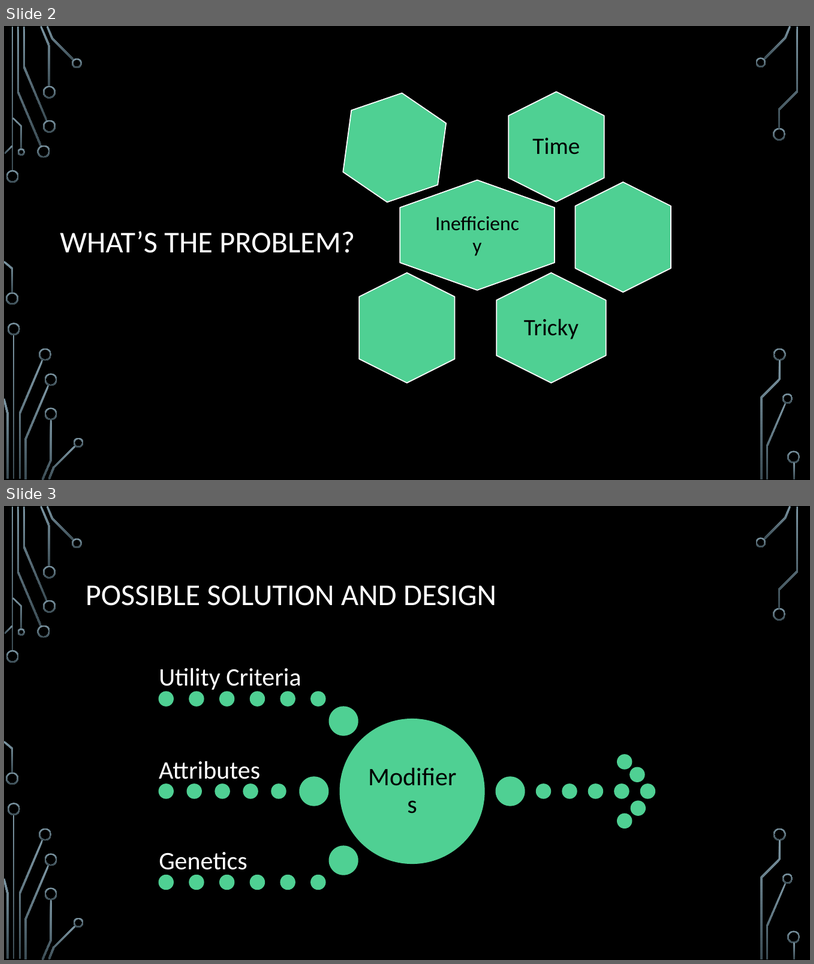
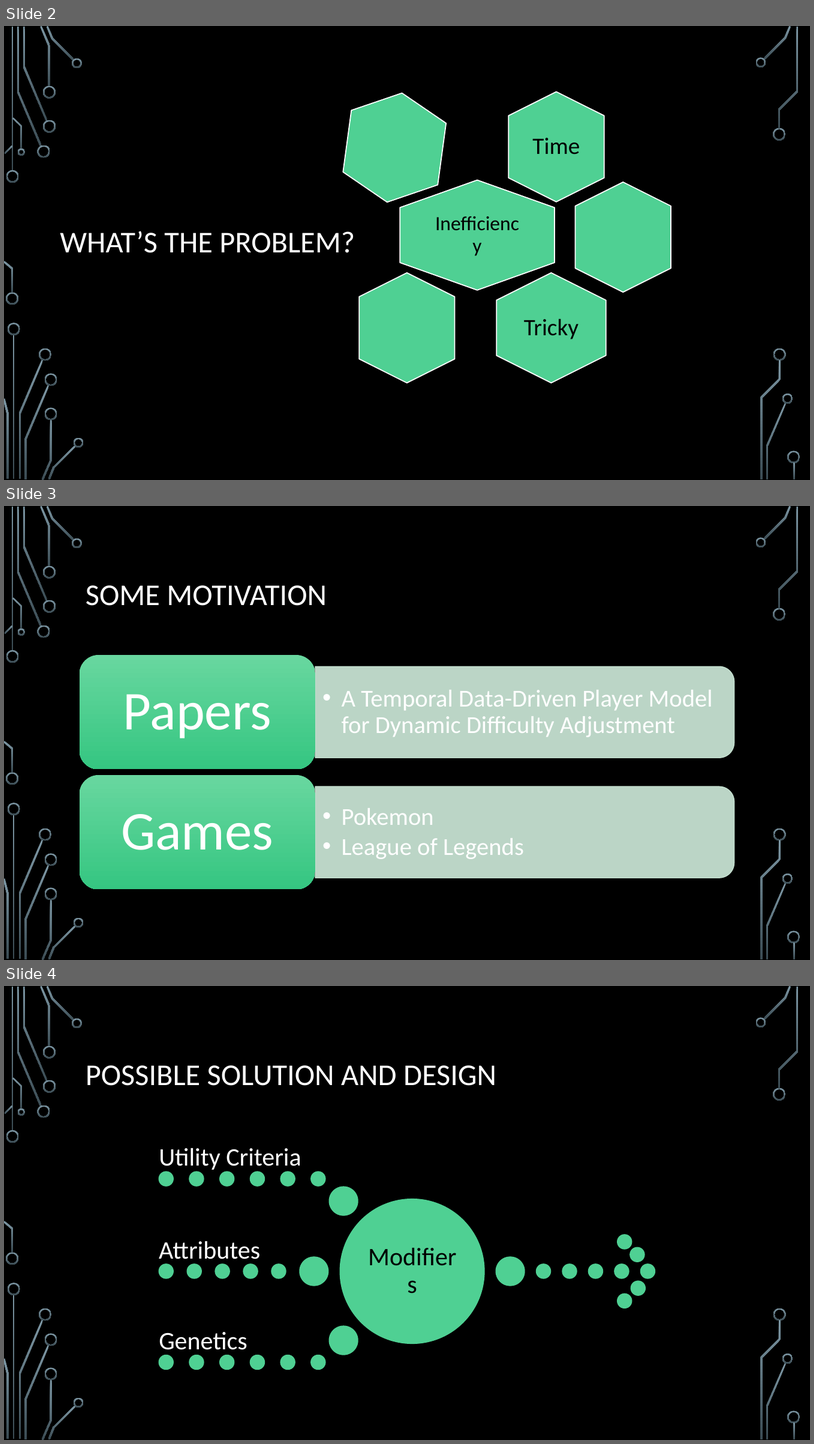
Before and after one commit to acbart/attribute-learning-system, a slide deck: presentation/Attribute Learning System Presentation.pptx. Shown one above the other, each under a label of ours: slides 2 and 3 before the commit, slides 2, 3 and 4 after it. The pictures are 814x964 and 814x1444 pixels, drawn with LibreOffice and Linux fonts; fonts in the diff are those of the drawing; background and template pictures are left out. Boxes give left, top, right and bottom in pixels: in the first picture for what was removed or moved away, otherwise in the second. Text is boxed around its words. In the diff, an @@ line names an element or a change of style, - is before the commit and + after.

```diff
--- a/presentation/Attribute Learning System Presentation.pptx
+++ b/presentation/Attribute Learning System Presentation.pptx
@@ slide 3 added at (4,506,810,960), background picture (left out); not listed: 36 template elements that a slide beside it also shows @@
@@ title added at (86,585,327,606), 36 pt, text #FFFFFF @@
+SOME MOTIVATION
@@ group added at (80,655,735,889): 4 texts, 2 round same rects, 2 rounded rectangles @@
+  •• A Temporal Data-Driven Player Model for Dynamic Difficulty Adjustment
+Papers
+  •• Pokemon
+  •• League of Legends
+Games
@@ what was slide 3 is now slide 4 @@
```
Also in this commit, not shown: 2 slides changed, 1 other slide added, 1 other file.
